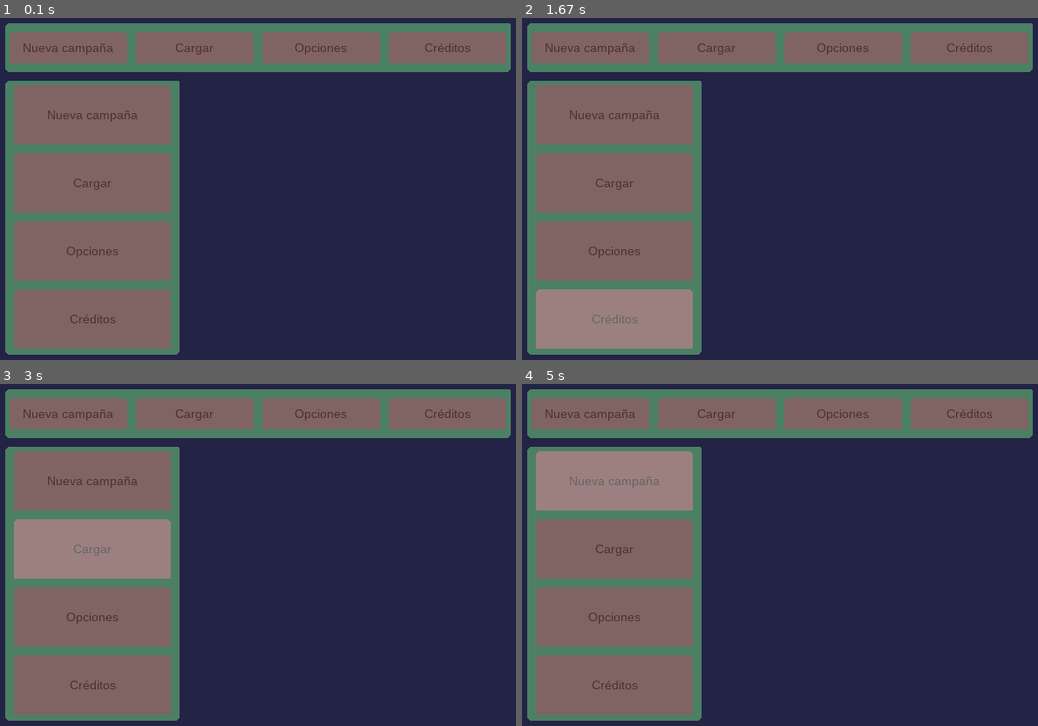
Above: before the commit, frames 1-4 (two rows, left to right).
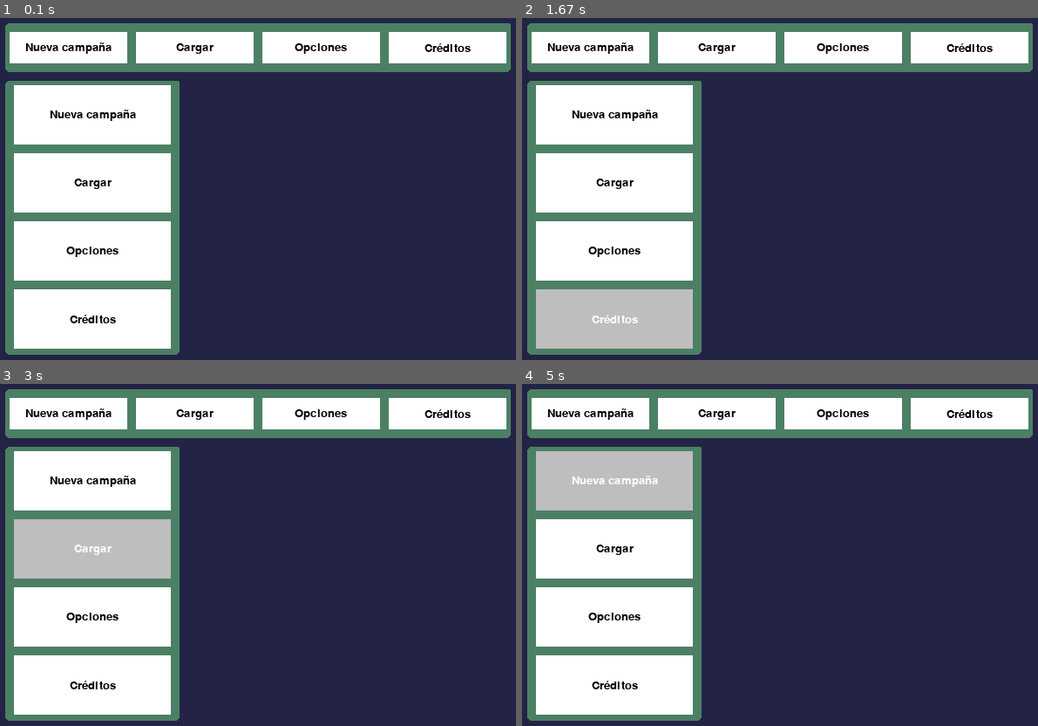
Above: after the commit, the same moments.

Repository: Darkcom-Dev/pygame-base-enhanced
Game: pygame game, started from button_menu.py
Two runs of this game, one before a commit and one after it. Both use one fixed random seed, a clock stepped at 60 frames per second and the inputs below.
Inputs (mouse positions are in pixels of both pictures, inside the frame that each line leads up to):
- Up to frame 1 (0.1 s): no input
- Up to frame 2 (1.67 s): press the mouse at (785, 212) at 0.37 s; move the mouse to (718, 202) at 0.47 s; release the mouse at (656, 192) at 0.6 s; press the mouse at (614, 182) at 0.7 s; move the mouse to (604, 236) at 0.8 s; release the mouse at (594, 288) at 0.93 s; press the mouse at (589, 48) at 1.03 s; move the mouse to (728, 93) at 1.13 s; release the mouse at (862, 137) at 1.27 s; press the mouse at (614, 113) at 1.37 s; move the mouse to (640, 206) at 1.47 s; release the mouse at (666, 298) at 1.6 s
- Up to frame 3 (3 s): press the mouse at (92, 548) at 1.7 s; move the mouse to (123, 496) at 1.8 s; release the mouse at (154, 448) at 1.93 s; click (129, 572) at 2.05 s; press the mouse at (448, 414) at 2.37 s; move the mouse to (252, 496) at 2.47 s; release the mouse at (61, 582) at 2.6 s; press the mouse at (448, 414) at 2.7 s; move the mouse to (278, 496) at 2.8 s; release the mouse at (108, 578) at 2.93 s
- Up to frame 4 (5 s): press the mouse at (614, 548) at 3.03 s; move the mouse to (604, 500) at 3.13 s; release the mouse at (599, 452) at 3.27 s; press the mouse at (614, 616) at 3.37 s; move the mouse to (692, 606) at 3.47 s; release the mouse at (769, 596) at 3.6 s; press the mouse at (614, 616) at 3.7 s; move the mouse to (604, 558) at 3.8 s; release the mouse at (599, 496) at 3.93 s; press the mouse at (614, 479) at 4.03 s; move the mouse to (723, 513) at 4.13 s; release the mouse at (831, 548) at 4.27 s; press the mouse at (718, 414) at 4.37 s; move the mouse to (666, 479) at 4.47 s; release the mouse at (614, 548) at 4.6 s; press the mouse at (614, 548) at 4.7 s; move the mouse to (620, 520) at 4.8 s; release the mouse at (625, 490) at 4.93 s

The runs differ from the first frame. In frame 1, 29% of the frame differs, in the area x 1-99%, y 4-97%; in frame 2, 29%; in frame 3, 29%; in frame 4, 29%.

Commit message:
button class refactor and style support

Diff:
--- a/button.py
+++ b/button.py
@@ -9,51 +9,70 @@
 # ------------------------------------------------------------ Imports
 import sys
 import pygame as pg
-import config as cfg
+import widget
 
 # ------------------------------------------------------------ Classes
-class Button():
-	"""
-	Create a functional button using pygame.draw.rect and pygame.font
-	require import pygame
-
+
+
+"""
 	TODO:
 	- Separate color rect out of color font.
 	- Separate colors generate very amount of arguments, considere use a style dict.
 	- Integrate effects from outline, shadow and chromatic classes.
 	- Make that configure method apply changes.
+
+"""
+
+class Button(widget.Widget):
 	"""
-	def __init__(self, rect, text = 'text', onclickFunction = None, **kwargs):
+	Create a functional button using pygame.draw.rect and pygame.font
+	require import pygame
+	"""
+	style = {
+        'font': 'System',
+        'font_size': 20,
+		'font_align': 'center',
+		'font_valign': 'middle',
+        'text_color': 'black',
+		'font_clicked_color' : 'blue',
+		'font_disabled_color': 'gray',
+		'font_highlight_color': 'white',
+        'bg_color': 'white',
+		'bg_clicked_color': '#f5f5ff',
+		'bg_disabled_color': '#fff5cc',
+		'bg_highlight_color': 'gray',
+		'stroke': 0,
+		'border_radius': 0,
+		'top_left_radius': -1,
+		'top_right_radius': -1,
+		'bottom_left_radius': -1,
+		'bottom_right_radius': -1
+
+    }
+	def __init__(self, rect, text = 'text', onclickFunction = None, style = None, **kwargs):
 		"""
 		Constructor fucntion for the class
 
-		args:
-		---
+		### Args:
 		rect: pygame.Rect
-		text: str # better name label
+		text: str : text for show in button font
 		onclickFunction: any Python function or method name
 		kwargs: dict
 
-		return:
-		---
+		### Return:
 		None
 		"""
-
 
 		# Rect for rect frame, also used for text aligment
 		self.rect = rect
 		# text aligment
-		self.align = 'center'
-		self.valign = 'mid'
-
+		self.style = style or Button.style
 
 		# On Click Function
 		self.onclickFunction = onclickFunction
 
 		# Optional arguments for button class
 		self.kwargs = kwargs
-		if self.kwargs != None:
-			self.configure(self.kwargs)
 
 		# private boolean variable events, posible read only return
 		self.in_rect = bool()
@@ -62,111 +81,82 @@
 
 		# text content for button label
 		self.text = text
-		self.font = pg.font.SysFont(cfg.font_family, cfg.font_size)
-
-
-	def draw(self, screen):
+		# font for text label
+		font = self.style.get('font',Button.style['font'])
+		font_size = self.style.get('font_size',Button.style['font_size'])
+		self.font = pg.font.SysFont(font, font_size)
+
+
+	def handle_event(self, event):
+		"""
+		Handle event for button
+		TODO: separate event logic from draw logic
+		### Args:
+		`event` : pygame.event
+
+		### Return:
+		None
+		"""
+		pass
+
+	def draw(self, surface):
 		"""
 		Draw a rect frame and text label for button
 
-		args:
-		---
-		screen : pygame.Surface
-
-		return:
-		---
+		### Args:
+		`surface` : pygame.Surface
+
+		### Return:
 		None
 		"""
-
-		fnt_render = self.font.render(self.text, True, cfg.font_disabled_color)
-
+		# Simplification of style variables
+		style_vars = ['text_color', 'font_clicked_color', 'font_disabled_color', 'font_highlight_color', 'bg_color',
+              'bg_clicked_color', 'bg_disabled_color', 'bg_highlight_color', 'border_radius', 'top_left_radius',
+              'top_right_radius', 'bottom_left_radius', 'bottom_right_radius', 'stroke']
+
+		style_values = {var: self.style.get(var, Button.style[var]) for var in style_vars}
+
+		font_color, font_clicked_color, font_disabled_color, font_highlight_color, bg_color, bg_clicked_color, \
+		bg_disabled_color, bg_highlight_color, border_radius, top_left_radius, top_right_radius, bottom_left_radius, \
+		bottom_right_radius, stroke = [style_values[var] for var in style_vars]
+
+		# Colors
+		event_color = font_disabled_color
+		bg_event_color = bg_disabled_color
+
+		# Events
 		if self.enabled:
 			self.pos = pg.mouse.get_pos()
 			self.mouse = pg.mouse.get_pressed()
-			self.in_width = self.pos[0] > self.rect[0] and self.pos[0] <= self.rect[0] + self.rect[2]
-			self.in_height = self.pos[1] > self.rect[1] and self.pos[1] <= self.rect[1] + self.rect[3]
-			self.in_rect = self.in_width and self.in_height
-			# ~ print(f'events: {self._event}')
+			self.in_rect = self.rect.collidepoint(self.pos)
 
 			if self.mouse == (1,0,0): # Clicked
 				if self.in_rect:
-					pg.draw.rect(screen, cfg.border_clicked_color,self.rect, cfg.border_width, cfg.border_radius, cfg.border_top_left_radius, cfg.border_top_right_radius, cfg.border_bottom_left_radius, cfg.border_bottom_right_radius)
-					fnt_render = self.font.render(self.text, True, cfg.font_clicked_color)
-					if self._event['clicked'] == False:
-
-						if self.onclickFunction != None: self.onclickFunction()
+					bg_event_color = bg_clicked_color
+					event_color = font_clicked_color
+					if self._event['clicked'] == False and self.onclickFunction != None: self.onclickFunction()
 					self._event['clicked'] = True
 
 			else: # Highlight
-
 				self._event['clicked'] = False
-				if self.in_rect:
-					pg.draw.rect(screen, cfg.border_highlight_color,self.rect, cfg.border_width, cfg.border_radius, cfg.border_top_left_radius, cfg.border_top_right_radius, cfg.border_bottom_left_radius, cfg.border_bottom_right_radius)
-					fnt_render = self.font.render(self.text,True, cfg.font_highlight_color)
-					self._event['highlighted'] = True
-				else:
-					pg.draw.rect(screen,cfg.border_normal_color,self.rect, cfg.border_width, cfg.border_radius, cfg.border_top_left_radius, cfg.border_top_right_radius, cfg.border_bottom_left_radius, cfg.border_bottom_right_radius)
-					fnt_render = self.font.render(self.text,True, cfg.font_normal_color)
-					self._event['highlighted'] = False
+				self._event['highlighted'] = self.in_rect
+				bg_event_color = bg_highlight_color if self._event['highlighted'] else bg_color
+				event_color = font_highlight_color if self._event['highlighted'] else font_color
+
 		else:
-			pg.draw.rect(screen,cfg.border_disabled_color,self.rect, cfg.border_width, cfg.border_radius, cfg.border_top_left_radius, cfg.border_top_right_radius, cfg.border_bottom_left_radius, cfg.border_bottom_right_radius)
-			fnt_render = self.font.render(self.text,True, cfg.border_disabled_color)
-
+			bg_event_color = bg_disabled_color
+			event_color = font_disabled_color
+
+		pg.draw.rect(surface,bg_event_color,self.rect, stroke, border_radius, top_left_radius, top_right_radius, bottom_left_radius, bottom_right_radius)
+		font_render = self.font.render(self.text, True, event_color)
+
+		# Alinear texto en rectangulo
+		align = self.style.get('font_align',Button.style['font_align'])
+		valign = self.style.get('font_valign',Button.style['font_valign'])
 		# Dibuja la fuente en pantalla
-		# Alinear texto en rectangulo
-
-		align_x = self.rect[0]
-		if self.align == 'left':
-			align_x += 10 # 10 es el border radius
-		elif self.align == 'center':
-			align_x += self.rect[2] // 2 - fnt_render.get_width() // 2
-		elif self.align == 'right':
-			align_x += (self.rect[2] - fnt_render.get_width() - 10)
-
-		align_y = self.rect[1]
-		if self.valign == 'top':
-			align_y += 10 # 10 es el border radius
-		elif self.valign == 'mid':
-			align_y += self.rect[3] // 2 - fnt_render.get_height() // 2
-		elif self.valign == 'bottom':
-			align_y += (self.rect[3] - fnt_render.get_height() - 10)
-
-		screen.blit(fnt_render,(align_x, align_y, self.rect[2] - 10, self.rect[3] - 10))
-
-	def configure (self, kwargs):
-		"""
-		Method that configure arguments from a dictionary
-
-		args:
-		---
-		kwargs: dict
-
-		return:
-		---
-		None
-		"""
-		self.kwargs = {**kwargs, **self.kwargs} # Merge various dictionaries
-
-		if 'normal_color' in self.kwargs:
-			self.normal_color = self.kwargs['normal_color']
-		elif 'highlight_color' in self.kwargs:
-			self.highlight_color = self.kwargs['highlight_color']
-		elif 'clicked_color' in self.kwargs:
-			self.clicked_color = self.kwargs['clicked_color']
-		elif 'disabled_color' in self.kwargs:
-			self.disabled_color = self.kwargs['disabled_color']
-		elif 'enabled' in self.kwargs:
-			self.enabled = self.kwargs['enabled']
-		elif 'onclickFunction' in self.kwargs:
-			self.onclickFunction = self.kwargs['onclickFunction']
-		elif 'text' in self.kwargs:
-			self.text = self.kwargs['text']
-		elif 'align' in self.kwargs:
-			self.align = self.kwargs['align']
-		elif 'valign' in self.kwargs:
-			self.valign = self.kwargs['valign']
-		else:
-			pass
+		surface.blit(font_render,widget.Widget.align(self.rect, font_render, align, valign, border_radius=border_radius))
+
+
 # -------------------------------------------------..... Program entry
 
 def default_test ():
@@ -183,25 +173,18 @@
 
 	# Button creation
 	rect = pg.Rect(200,300,250,75)
-	test_button = Button(rect, 'Hola mundo', default_test)
-	# Changing color directly
-	test_button.normal_color = (125, 0, 0)
-	# Changing style from configure function - NOT FUNCTIONAL
-	# ~ test_button.enabled = False
-
-
-	new_config = {	"highlight_color" : (0, 75 , 0),
-					"clicked_color" : (0, 75,75),
-					"disabled_color" : (0, 0, 75),
-					"align" : "right",
-					"valign" : "bottom"}
-	test_button.configure(new_config)
-	test_button.configure({"highlight_color" : (0,0,75)})
-
-
-	"""
-	En conclusion permite un solo cambio
-	"""
+	new_config = {
+		"font_highlight_color" : (0, 75 , 0),
+		"font_clicked_color" : (0, 75,75),
+		"font_disabled_color" : (0, 0, 75),
+		"bg_disabled_color" : "red",
+		"font": "G15",
+		"font_align" : "right",
+		"font_valign" : "bottom",
+		"border_radius" : 15,
+		}
+	test_button = Button(rect, 'Hola mundo', default_test, style=new_config)
+	test_button.enabled = True
 
 	while 1:
 
--- a/checkbox.py
+++ b/checkbox.py
@@ -1,24 +1,5 @@
 #!/usr/bin/env python
 # -*- coding: utf-8 -*-
-#
-#  checkbox.py
-#
-#  Copyright 2022 Braulio Madrid <darkcom@darkcom-X455LD>
-#
-#  This program is free software; you can redistribute it and/or modify
-#  it under the terms of the GNU General Public License as published by
-#  the Free Software Foundation; either version 2 of the License, or
-#  (at your option) any later version.
-#
-#  This program is distributed in the hope that it will be useful,
-#  but WITHOUT ANY WARRANTY; without even the implied warranty of
-#  MERCHANTABILITY or FITNESS FOR A PARTICULAR PURPOSE.  See the
-#  GNU General Public License for more details.
-#
-#  You should have received a copy of the GNU General Public License
-#  along with this program; if not, write to the Free Software
-#  Foundation, Inc., 51 Franklin Street, Fifth Floor, Boston,
-#  MA 02110-1301, USA.
 #
 #
 # ------------------------------------------------------------ Imports
--- a/entry.py
+++ b/entry.py
@@ -31,8 +31,9 @@
 """
 
 import pygame as pg
-
-class Entry:
+import widget
+
+class Entry(widget.Widget):
 	"""
 	A class to create an input box with Pygame.
 
@@ -117,7 +118,8 @@
 		y = valigns[self.style.get('font_valign', Entry.style['font_valign'])]
 		w = self.rect[2] - border_radius
 		h = rendered_text.get_height() if rendered_text.get_height() < self.rect[3] else self.rect[3]
-		screen.blit(rendered_text,(x, y, w, h))
+		# screen.blit(rendered_text,(x, y, w, h))
+		screen.blit(rendered_text,widget.Widget.align(self.rect,rendered_text,'right','bottom',border_radius))
 
 		# print(f'rect_X: {self.rect[2]} font size: {self.font.size(text_to_render)} max_limit: {self.max_limit} text_to_render: {len(text_to_render)}')
 		# La formula no es perfecta.
@@ -159,7 +161,7 @@
 	pg.display.set_caption('Entry test class')
 
 	# Crear una caja de entrada
-	_rect = pg.Rect(100,100,200,40)
+	_rect = pg.Rect(100,100,200,140)
 	_style = {
 		'font': 'G15',
 		'font_size': 20,
--- /dev/null
+++ b/widget.py
@@ -0,0 +1,54 @@
+import pygame as pg
+
+class Widget:
+    """
+    Create a functional widget using pygame.draw.rect and pygame.font
+    require import pygame
+    """
+    style = {
+        'text_align' : 'center',
+        'text_valign' : 'mid',
+    }
+    def __init__(self, rect, text = 'text', onclickFunction = None, **kwargs):
+        """
+        Constructor fucntion for the class
+
+        args:
+        ---
+        rect: pygame.Rect
+        text: str # better name label
+        onclickFunction: any Python function or method name
+        kwargs: dict
+        """
+
+
+    def align(rect: pg.rect, font: pg.font, align='center', valign='middle', border_radius=0) -> pg.Rect:
+        """
+        Align a rectangle to a given position.
+        ### Args:
+        ---
+        :param rect: The rectangle to be aligned.
+        :param font: The font to be used for alignment.
+        :param align: The horizontal alignment. Can be 'left', 'center', or 'right'.
+        :param valign: The vertical alignment. Can be 'top', 'middle', or 'bottom'.
+        :param border_radius: The radius of the border.
+        ### Returns:
+        ---
+        :return: The aligned rectangle.
+        """
+
+        aligns = {
+			'left': rect[0] + border_radius,
+			'center': rect[0] + rect[2]//2 - font.get_width()//2,
+			'right': rect[0] + rect[2] - border_radius - font.get_width()
+		}
+
+        valigns = {
+			'top': rect[1] + border_radius,
+			'middle': rect[1] + rect[3]//2 - font.get_height()//2,
+			'bottom': rect[1] + rect[3] - border_radius - font.get_height()
+		}
+
+        x = aligns[align]
+        y = valigns[valign]
+        return pg.Rect(x, y, font.get_width(), font.get_height())
